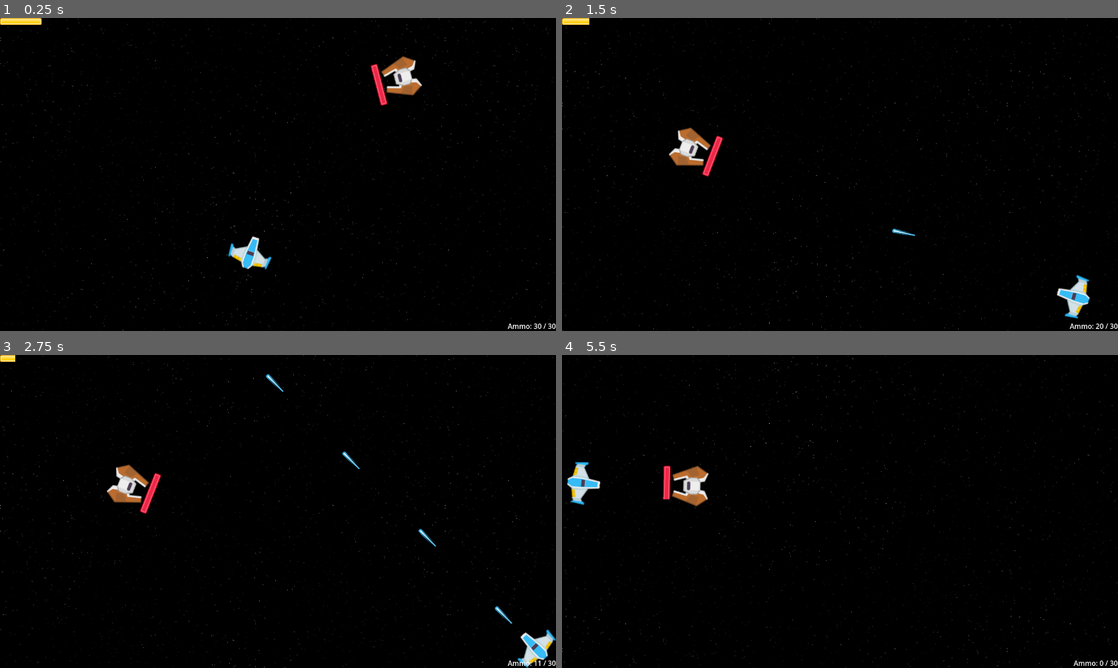
Above: before the commit, frames 1-4 (two rows, left to right).
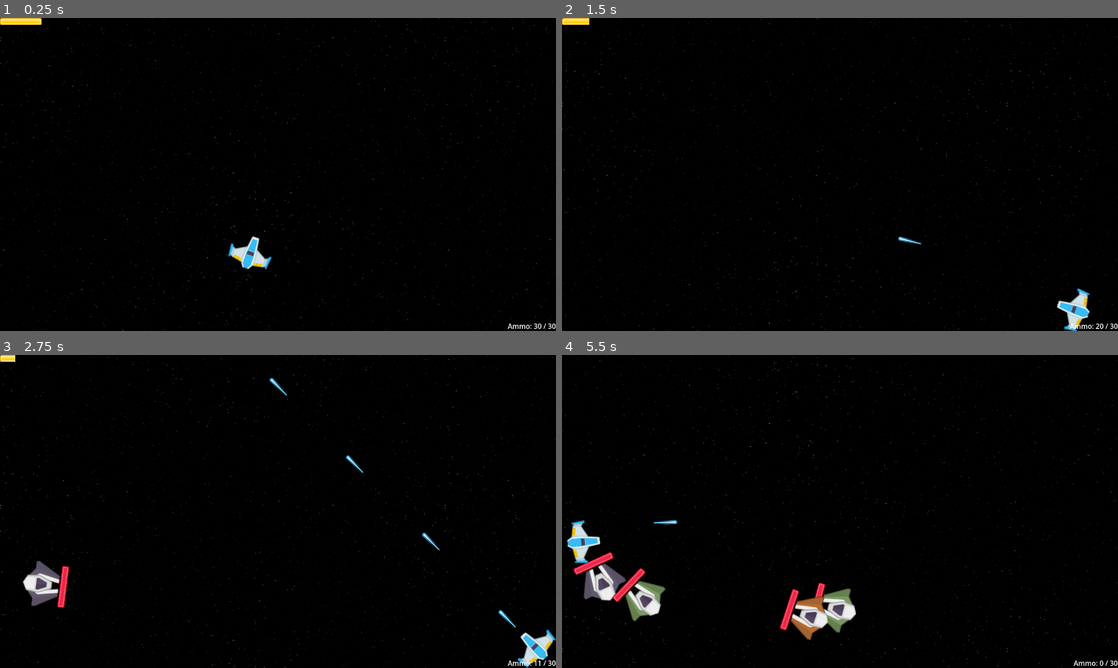
Above: after the commit, the same moments.

Repository: DavideZenobi/space-shooter
Game: Godot game, scene res://scenes/levels/level_1/level_1.tscn
Same seed, same stepped clock (60 frames per second), same inputs: the game is played once before the commit and once after it.
Inputs (mouse positions are in pixels of both pictures, inside the frame that each line leads up to):
- Up to frame 1 (0.25 s): no input
- Up to frame 2 (1.5 s): move the mouse to (962, 158) at 0.52 s; hold D (move_right) 0.53-1.28 s; hold Space (shoot) 0.53-1.28 s; move the mouse to (728, 190) at 1.27 s; hold S (move_down) from 1.28 s (still down); tap Space (shoot) at 1.35 s
- Up to frame 3 (2.75 s): move the mouse to (333, 442) at 2.02 s; release S (move_down) at 2.03 s; hold D (move_right) from 2.03 s (still down); hold Space (shoot) from 2.03 s (still down)
- Up to frame 4 (5.5 s): move the mouse to (812, 574) at 2.77 s; release D (move_right) at 2.78 s; release Space (shoot) at 2.78 s; hold W (move_up) 2.78-3.53 s; tap Space (shoot) at 2.85, 4.35 s; move the mouse to (1006, 558) at 3.52 s; hold Space (shoot) 3.53-4.28 s; hold A (move_left) 3.53-5.03 s; move the mouse to (673, 464) at 4.27 s; move the mouse to (867, 511) at 5.02 s; hold S (move_down) from 5.03 s (still down); hold Space (shoot) from 5.03 s (still down)

The runs differ from the first frame. In frame 1, 0.7% of the frame differs, in the area x 66-76%, y 12-28%; in frame 2, 1.4%; in frame 3, 1.7%; in frame 4, 4.5%, in the area x 0-53%, y 34-92%.
Error before the commit: Invalid access to property or key 'speed' on a base object of type 'Nil'. (res://scenes/enemies/tracker/tracker_enemy.gd:22)

Commit message:
big update

Diff:
--- a/project.godot
+++ b/project.godot
@@ -23,6 +23,7 @@
 SignalBus="*res://scripts/singletons/signal_bus.gd"
 SceneManager="*res://scripts/singletons/scene_manager.gd"
 PlayerManager="*res://scripts/singletons/player_manager.gd"
+SpawnManager="*res://scripts/singletons/spawn_manager.gd"
 
 [display]
 
--- a/resources/enemies/enemy_data.gd
+++ b/resources/enemies/enemy_data.gd
@@ -5,5 +5,6 @@
 @export var difficulty: Util.EnemyDifficulties;
 @export var sprite: Texture;
 @export var health: int;
+@export var bullet: Util.EnemyBullets;
 @export var damage: int;
 @export var speed: int;
--- a/resources/levels/levels_scene_config/level_1_scenes_config.tres
+++ b/resources/levels/levels_scene_config/level_1_scenes_config.tres
@@ -5,6 +5,8 @@
 [resource]
 script = ExtResource("1_1w72o")
 level_number = 0
+background = 0
 player_type = 0
+player_bullets_types = Array[int]([0])
 enemy_types = Array[int]([0, 1])
-background = 0
+enemy_bullets_types = Array[int]([0])
--- a/resources/levels/levels_scene_config/levels_scenes_config.gd
+++ b/resources/levels/levels_scene_config/levels_scenes_config.gd
@@ -2,8 +2,9 @@
 class_name LevelSceneConfig;
 
 @export var level_number: Util.Levels;
+@export var background: Util.Backgrounds;
 @export var player_type: Util.PlayerTypes;
+@export var player_bullets_types: Array[Util.PlayerBullets];
 @export var enemy_types: Array[Util.EnemyTypes];
-@export var background: Util.Backgrounds;
-## bullets
+@export var enemy_bullets_types: Array[Util.EnemyBullets];
 ## items
--- /dev/null
+++ b/scenes/bullets/bullet.gd
@@ -0,0 +1,20 @@
+class_name Bullet extends Node
+
+var damage: int;
+var speed: int;
+
+var has_collided: bool = false;
+
+func _on_area_entered(area: Area2D):
+	if has_collided:
+		return;
+
+	var attack = Attack.new();
+	attack.damage = self.damage;
+	area.get_parent().get_node("HealthComponent").damage(attack);
+
+	has_collided = true;
+	queue_free();
+
+func _on_screen_exited():
+	queue_free();
--- a/scenes/bullets/player_normal_bullet.gd
+++ b/scenes/bullets/player_normal_bullet.gd
@@ -11,13 +11,13 @@
 func _on_screen_exited():
 	queue_free();
 
-func _on_body_entered(body: Node2D):
+func _on_hitbox_area_entered(area: Area2D):
 	if has_collided:
 		return;
 
 	var attack = Attack.new();
 	attack.damage = self.damage;
-	body.get_node("HealthComponent").damage(attack);
+	area.get_parent().get_node("HealthComponent").damage(attack);
 
 	has_collided = true;
 	queue_free();
--- a/scenes/bullets/player_normal_bullet.tscn
+++ b/scenes/bullets/player_normal_bullet.tscn
@@ -1,10 +1,10 @@
 [gd_scene load_steps=4 format=3 uid="uid://d2otvq5dhogy4"]
 
 [ext_resource type="Script" path="res://scenes/bullets/player_normal_bullet.gd" id="1_2lvbh"]
-[ext_resource type="Texture2D" uid="uid://b8luged6pgda2" path="res://assets/lasers/laserBlue01.png" id="1_sm44w"]
+[ext_resource type="Texture2D" uid="uid://b8luged6pgda2" path="res://assets/player_bullets/laserBlue01.png" id="1_sm44w"]
 
 [sub_resource type="RectangleShape2D" id="RectangleShape2D_ecuhi"]
-size = Vector2(8, 54)
+size = Vector2(52, 8)
 
 [node name="PlayerNormalBullet" type="Node2D"]
 script = ExtResource("1_2lvbh")
@@ -22,5 +22,5 @@
 
 [node name="VisibleOnScreenNotifier2D" type="VisibleOnScreenNotifier2D" parent="."]
 
-[connection signal="body_entered" from="Hitbox" to="." method="_on_body_entered"]
+[connection signal="area_entered" from="Hitbox" to="." method="_on_hitbox_area_entered"]
 [connection signal="screen_exited" from="VisibleOnScreenNotifier2D" to="." method="_on_screen_exited"]
--- a/scenes/components/game_manager/game_manager.gd
+++ b/scenes/components/game_manager/game_manager.gd
@@ -9,18 +9,32 @@
 @onready var wave_timer: Timer = $Wave;
 @onready var break_timer: Timer = $Break;
 
+var enemy_manager: EnemyManager;
+
 func _ready():
+	enemy_manager = EnemyManager.new();
 	start_timer.start();
 
+func initialize():
+
+	pass;
+
 func spawn_random_enemy():
+	## Get random enemy type and difficulty
 	var random_enemy_type = Util.EnemyTypes.values()[randi_range(0, Util.EnemyTypes.size() - 1)];
+	var random_enemy_difficulty = Util.EnemyDifficulties.values()[randi_range(0, Util.EnemyDifficulties.size() - 1)];
 
-	if random_enemy_type != Util.EnemyTypes.TRACKER:
-		return;
-	var new_enemy_scene = SceneManager.get_enemy_scene(random_enemy_type);
-	var new_enemy = new_enemy_scene.instantiate();
+	## Get enemy instance
+	var new_enemy = enemy_manager.create_enemy(Util.EnemyTypes.TRACKER, random_enemy_difficulty);
+
+	## Add enemy to the tree
 	get_tree().root.add_child(new_enemy);
-	new_enemy.global_position = Vector2(randi_range(0, 1920), randi_range(0, 1080));
+	new_enemy.initialize();
+	new_enemy.global_position = Vector2(randi_range(0 + 50, 1280 - 50), randi_range(0 + 50, 720 - 50));
+
+func spawn_bullet():
+
+	pass;
 
 func load_level_data():
 
--- a/scenes/enemies/enemy.gd
+++ b/scenes/enemies/enemy.gd
@@ -1,4 +1,29 @@
-class_name Enemy extends Node
+class_name Enemy extends Node2D
 
 var enemy_data: EnemyData;
-## IS NOT BEING USED
+
+@onready var sprite: Sprite2D = $Sprite2D;
+@onready var area: Area2D = $Hitbox;
+@onready var collision_shape: CollisionShape2D = $Hitbox/CollisionShape2D;
+@onready var bullet_spawn: Marker2D = $BulletSpawn;
+@onready var health_component: HealthComponent = $HealthComponent;
+@onready var health_bar: EnemyHealthBar = $EnemyHealthBar;
+
+func set_data(new_enemy_data: EnemyData):
+	enemy_data = new_enemy_data;
+
+func initialize():
+	sprite.texture = enemy_data.sprite;
+	collision_shape.shape = RectangleShape2D.new();
+	match enemy_data.type:
+		Util.EnemyTypes.LIGHTWEIGHT:
+			collision_shape.shape.size = Vector2(93, 84);
+		Util.EnemyTypes.TRACKER:
+			collision_shape.shape.size = Vector2(104, 84);
+		Util.EnemyTypes.TANK:
+			collision_shape.shape.size = Vector2(103, 84);
+		Util.EnemyTypes.BOMBARDIER:
+			collision_shape.shape.size = Vector2(82, 84);
+
+	health_component.initialize(enemy_data.health);
+	health_bar.initialize(health_component);
--- a/scenes/enemies/enemy_manager.gd
+++ b/scenes/enemies/enemy_manager.gd
@@ -1,4 +1,8 @@
-extends Node
+class_name EnemyManager extends Node
 
-func create_enemy(enemy_type: Util.EnemyTypes):
-	return SceneManager.get_enemy_scene(enemy_type);
+func create_enemy(enemy_type: Util.EnemyTypes, enemy_difficulty: Util.EnemyDifficulties) -> Enemy:
+	var enemy_scene = SceneManager.get_enemy_scene(enemy_type);
+	var enemy_resource = ResourcesDatabase.enemies[enemy_type][enemy_difficulty];
+	var enemy_instance = enemy_scene.instantiate();
+	enemy_instance.set_data(enemy_resource);
+	return enemy_instance;
--- a/scenes/enemies/tracker/tracker_enemy.gd
+++ b/scenes/enemies/tracker/tracker_enemy.gd
@@ -1,26 +1,22 @@
-class_name TrackerEnemy extends CharacterBody2D
+class_name TrackerEnemy extends Enemy
 
-var enemy_data: EnemyData;
-
-enum States {MOVING_TO_TARGET, TRACKING, ATTACKING};
+enum States {IDLE, MOVING_TO_TARGET, TRACKING, ATTACKING};
 
 var state : States = States.MOVING_TO_TARGET;
 var target_position: Vector2;
-var player_position: Vector2;
 var direction: Vector2;
 
-func initialize(new_enemy_data: EnemyData, target_position: Vector2):
-	self.enemy_data = new_enemy_data;
-	self.target_position = target_position;
-	## set sprite
-	## set collisionshape
+func _ready():
+	target_position = Vector2(randi_range(0, 1920), randi_range(0, 1080));
 
 func _physics_process(delta):
+	look_at(PlayerManager.get_player_position());
+	return;
 	if state == States.MOVING_TO_TARGET:
 		look_at(target_position);
 		direction = (target_position - global_position).normalized();
-		velocity = direction * enemy_data.speed;
-		move_and_slide();
+		##velocity = direction * enemy_data.speed;
+		##move_and_slide();
 		if global_position.distance_to(target_position) < 10.0:
 			state = States.TRACKING;
 
--- a/scenes/enemies/tracker/tracker_enemy.tscn
+++ b/scenes/enemies/tracker/tracker_enemy.tscn
@@ -1,12 +1,31 @@
-[gd_scene load_steps=2 format=3 uid="uid://bsnhdu03k2e1s"]
+[gd_scene load_steps=4 format=3 uid="uid://bsnhdu03k2e1s"]
 
 [ext_resource type="Script" path="res://scenes/enemies/tracker/tracker_enemy.gd" id="1_pk8mn"]
+[ext_resource type="PackedScene" uid="uid://dd2maeqfnn4xb" path="res://scenes/components/health_component/health_component.tscn" id="2_dld67"]
+[ext_resource type="PackedScene" uid="uid://bmb0q0yhpcb55" path="res://scenes/ui/enemy_health_bar/enemy_health_bar.tscn" id="2_vueub"]
 
-[node name="TrackerEnemy" type="CharacterBody2D"]
+[node name="TrackerEnemy" type="Node2D"]
 script = ExtResource("1_pk8mn")
 
 [node name="Sprite2D" type="Sprite2D" parent="."]
+rotation = -1.5708
 
-[node name="CollisionShape2D" type="CollisionShape2D" parent="."]
+[node name="Hitbox" type="Area2D" parent="."]
+collision_layer = 2
+collision_mask = 5
 
-[node name="Marker2D" type="Marker2D" parent="."]
+[node name="CollisionShape2D" type="CollisionShape2D" parent="Hitbox"]
+rotation = -1.5708
+
+[node name="HealthComponent" parent="." instance=ExtResource("2_dld67")]
+
+[node name="BulletSpawn" type="Marker2D" parent="."]
+
+[node name="EnemyHealthBar" parent="." instance=ExtResource("2_vueub")]
+offset_left = 44.0
+offset_top = 48.0
+offset_right = 140.0
+offset_bottom = 64.0
+rotation = -1.5708
+
+[connection signal="health_changed" from="HealthComponent" to="EnemyHealthBar" method="_on_health_changed"]
--- a/scenes/levels/level_1/level_1.tscn
+++ b/scenes/levels/level_1/level_1.tscn
@@ -1,8 +1,7 @@
-[gd_scene load_steps=6 format=3 uid="uid://b7eeo37r0hsa5"]
+[gd_scene load_steps=5 format=3 uid="uid://b7eeo37r0hsa5"]
 
 [ext_resource type="PackedScene" uid="uid://bfklob58ogw14" path="res://scenes/player/player.tscn" id="1_ty1gb"]
 [ext_resource type="PackedScene" uid="uid://cyr6ndvweuq10" path="res://scenes/backgrounds/parallax.tscn" id="2_wangi"]
-[ext_resource type="PackedScene" uid="uid://c02rn7hxev23d" path="res://scenes/enemies/basic_enemy.tscn" id="3_hwlr8"]
 [ext_resource type="PackedScene" uid="uid://b7ug7b0trm8tc" path="res://scenes/ui/hud/hud.tscn" id="4_fuumm"]
 [ext_resource type="PackedScene" uid="uid://ccdr0r55og5y4" path="res://scenes/components/game_manager/game_manager.tscn" id="5_33nhm"]
 
@@ -12,14 +11,6 @@
 
 [node name="Player" parent="." instance=ExtResource("1_ty1gb")]
 position = Vector2(577, 540)
-max_health = 100
-speed = 800
-back_speed = 500
-fire_rate = 0.08
-max_ammo = 30
-
-[node name="BasicEnemy" parent="." instance=ExtResource("3_hwlr8")]
-position = Vector2(1166, 74)
 
 [node name="Hud" parent="." node_paths=PackedStringArray("player") instance=ExtResource("4_fuumm")]
 player = NodePath("../Player")
--- a/scenes/player/player.gd
+++ b/scenes/player/player.gd
@@ -1,4 +1,4 @@
-extends CharacterBody2D
+class_name Player extends CharacterBody2D
 
 @export var max_health: int = 100;
 @export var speed: int = 800;
@@ -38,6 +38,7 @@
 	else:
 		velocity = Vector2(direction.x * speed, direction.y * speed);
 
+	velocity = Vector2(direction.x * speed, direction.y * speed);
 	move_and_slide();
 
 	position.x = clamp(position.x, 0 + 50, screen_size.x - 50);
--- a/scenes/player/player.tscn
+++ b/scenes/player/player.tscn
@@ -8,20 +8,16 @@
 [ext_resource type="PackedScene" uid="uid://dd2maeqfnn4xb" path="res://scenes/components/health_component/health_component.tscn" id="5_vqb5c"]
 
 [sub_resource type="RectangleShape2D" id="RectangleShape2D_amox1"]
-size = Vector2(100, 74)
+size = Vector2(76, 98)
 
 [sub_resource type="RectangleShape2D" id="RectangleShape2D_xphjp"]
-size = Vector2(100, 74)
+size = Vector2(76, 98)
 
 [node name="Player" type="CharacterBody2D"]
+collision_mask = 10
 motion_mode = 1
 script = ExtResource("1_34q10")
-max_health = null
-speed = null
-back_speed = null
 current_bullet = ExtResource("2_xchlo")
-fire_rate = null
-max_ammo = null
 
 [node name="Sprite2D" type="Sprite2D" parent="."]
 rotation = 1.5708
@@ -39,7 +35,7 @@
 shape = SubResource("RectangleShape2D_amox1")
 
 [node name="BulletSpawnMark" type="Marker2D" parent="."]
-position = Vector2(50, 0)
+position = Vector2(38, 0)
 
 [node name="Hitbox" type="Area2D" parent="."]
 collision_mask = 10
@@ -55,7 +51,6 @@
 [node name="HealthComponent" parent="." instance=ExtResource("5_vqb5c")]
 
 [node name="ReloadCooldown" type="Timer" parent="."]
-wait_time = 1.5
 one_shot = true
 
 [node name="Reload" type="Timer" parent="."]
--- a/scenes/ui/enemy_health_bar/enemy_health_bar.gd
+++ b/scenes/ui/enemy_health_bar/enemy_health_bar.gd
@@ -1,4 +1,4 @@
-extends TextureProgressBar
+class_name EnemyHealthBar extends TextureProgressBar
 
 var health_component: HealthComponent;
 
--- a/scripts/singletons/resources_database.gd
+++ b/scripts/singletons/resources_database.gd
@@ -9,12 +9,17 @@
 	},
 }
 
-var enemies = {
+var enemies: Dictionary = {
 	Util.EnemyTypes.LIGHTWEIGHT: {
-		Util.EnemyDifficulties.EASY: "",
-		Util.EnemyDifficulties.MEDIUM: "",
-		Util.EnemyDifficulties.HARD: "",
-	}
+		Util.EnemyDifficulties.EASY: load("res://resources/enemies/lightweight_easy.tres"),
+		Util.EnemyDifficulties.MEDIUM: load("res://resources/enemies/lightweight_medium.tres"),
+		Util.EnemyDifficulties.HARD: load("res://resources/enemies/lightweight_hard.tres"),
+	},
+	Util.EnemyTypes.TRACKER: {
+		Util.EnemyDifficulties.EASY: load("res://resources/enemies/tracker_easy.tres"),
+		Util.EnemyDifficulties.MEDIUM: load("res://resources/enemies/tracker_medium.tres"),
+		Util.EnemyDifficulties.HARD: load("res://resources/enemies/tracker_hard.tres"),
+	},
 }
 
 func get_level_scenes_config(level_number: Util.Levels) -> Resource:
--- a/scripts/singletons/scene_manager.gd
+++ b/scripts/singletons/scene_manager.gd
@@ -3,7 +3,8 @@
 var loaded_scenes = {
 	enemies = {},
 	items = {},
-	bullets = {},
+	player_bullets = {},
+	enemy_bullets = {},
 };
 var current_scene: PackedScene;
 
@@ -15,19 +16,31 @@
 	get_tree().current_scene.add_child(scene_instance);
 	scene_instance.global_transform.origin = position;
 	scene_instance.rotation = rotation;
-	##print("Bullet of type: ", bullet_scene, " created");
+
+func spawn_enemy_bullet(bullet_type, position, rotation):
+	var bullet_scene = loaded_scenes.enemy_bullets[bullet_type];
+	var bullet_instance = bullet_scene.instantiate();
+	get_tree().current_scene.add_child(bullet_instance);
+	bullet_instance.global_position = position;
+	bullet_instance.rotation = rotation;
 
 func preload_level_scenes(level_number: Util.Levels):
 	var level_scenes_config = ResourcesDatabase.get_level_scenes_config(level_number);
 
+	## Load enemies
 	for enemy_type in level_scenes_config.enemy_types:
 		var enemy_scene_path = ScenesDatabase.enemies[enemy_type];
 		loaded_scenes.enemies[enemy_type] = load(enemy_scene_path);
 
-	for enemy_type in loaded_scenes.enemies:
-		print(enemy_type, " -> ", loaded_scenes.enemies[enemy_type]);
-		print(loaded_scenes.enemies[Util.EnemyTypes.LIGHTWEIGHT]);
+	## Load player bullets
+	for player_bullet_type in level_scenes_config.player_bullets_types:
+		var player_bullet_scene_path = ScenesDatabase.player_bullets[player_bullet_type];
+		loaded_scenes.player_bullets[player_bullet_type] = load(player_bullet_scene_path);
 
+	## Load enemy bullets
+	for enemy_bullet_type in level_scenes_config.enemy_bullets_types:
+		var enemy_bullet_scene_path = ScenesDatabase.enemy_bullets[enemy_bullet_type];
+		loaded_scenes.enemy_bullets[enemy_bullet_type] = load(enemy_bullet_scene_path);
 
 func get_enemy_scene(enemy_type: Util.EnemyTypes) -> PackedScene:
 	return loaded_scenes.enemies[enemy_type];
--- a/scripts/singletons/scenes_database.gd
+++ b/scripts/singletons/scenes_database.gd
@@ -9,4 +9,10 @@
 	Util.EnemyTypes.TRACKER: "res://scenes/enemies/tracker/tracker_enemy.tscn",
 };
 
-# var weapons
+var player_bullets: Dictionary = {
+	Util.PlayerBullets.BASIC: "",
+}
+
+var enemy_bullets: Dictionary = {
+	Util.EnemyBullets.BASIC: "",
+};
--- /dev/null
+++ b/scripts/singletons/spawn_manager.gd
@@ -0,0 +1 @@
+extends Node
--- a/scripts/singletons/util.gd
+++ b/scripts/singletons/util.gd
@@ -20,6 +20,16 @@
 	BOMBARDIER,
 }
 
+enum PlayerBullets {
+	BASIC,
+
+}
+
+enum EnemyBullets {
+	BASIC,
+
+}
+
 enum EnemyDifficulties {
 	EASY,
 	MEDIUM,
Renamed: assets/lasers/laserRed01.png -> assets/enemy_bullets/laserRed01.png
Not shown, added: assets/enemy_bullets/laserRed01.png.import
Renamed: assets/lasers/laserRed02.png -> assets/enemy_bullets/laserRed02.png
Not shown, added: assets/enemy_bullets/laserRed02.png.import
Renamed: assets/lasers/laserRed03.png -> assets/enemy_bullets/laserRed03.png
Not shown, added: assets/enemy_bullets/laserRed03.png.import
Renamed: assets/lasers/laserRed04.png -> assets/enemy_bullets/laserRed04.png
Not shown, added: assets/enemy_bullets/laserRed04.png.import
Renamed: assets/lasers/laserRed05.png -> assets/enemy_bullets/laserRed05.png
Not shown, added: assets/enemy_bullets/laserRed05.png.import
Renamed: assets/lasers/laserRed06.png -> assets/enemy_bullets/laserRed06.png
Not shown, added: assets/enemy_bullets/laserRed06.png.import
(and 85 more such lines)
